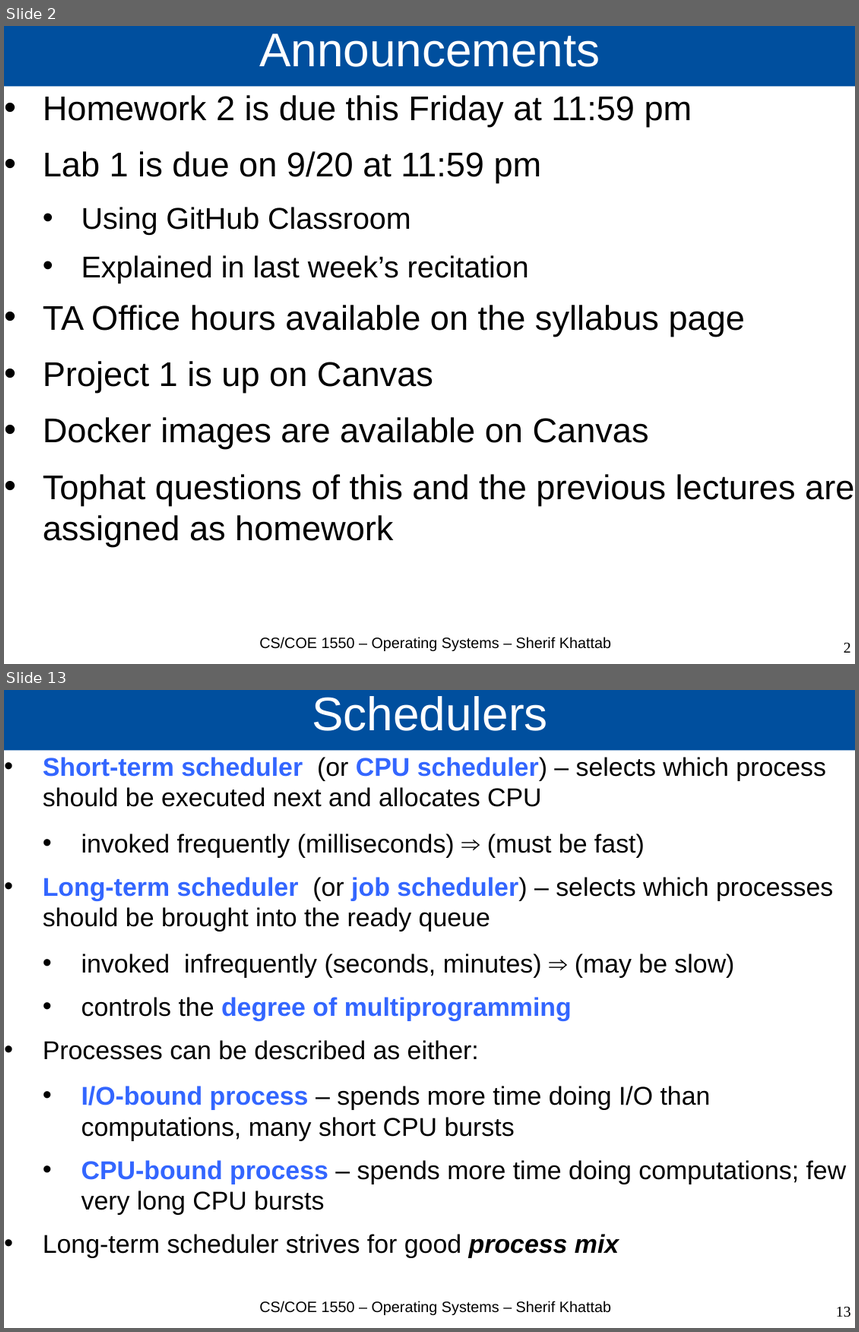
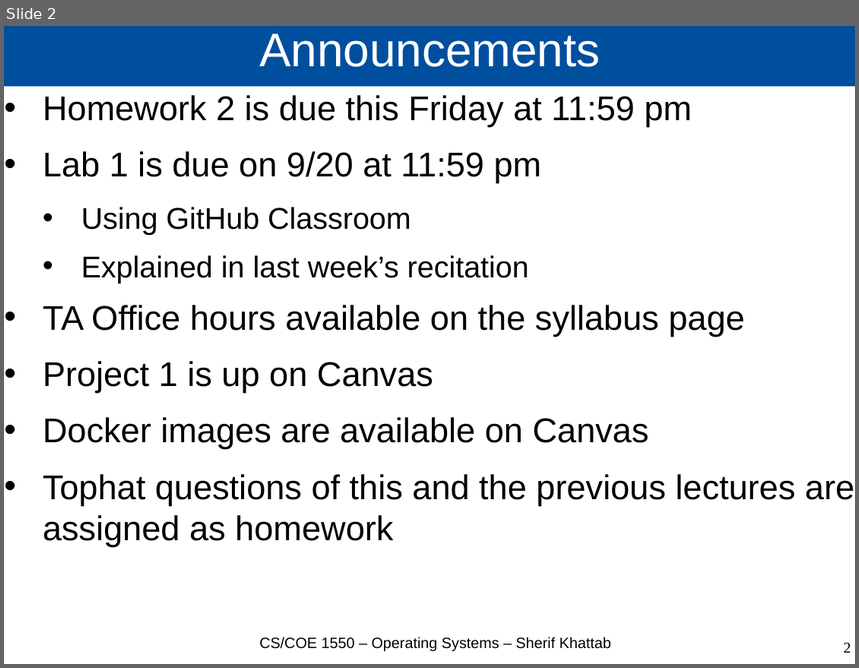
Before and after one commit to cs1550-2224/cs1550-code-handouts, a slide deck: DraftSlides/Lecture3.pptx. Shown one above the other, each under a label of ours: slides 2 and 13 before the commit, slide 2 after it; the slides between them are not shown. The pictures are 859x1332 and 859x668 pixels, drawn with LibreOffice and Linux fonts; fonts in the diff are those of the drawing. Boxes give left, top, right and bottom in pixels: in the first picture for what was removed or moved away, otherwise in the second. Text is boxed around its words. In the diff, an @@ line names an element or a change of style, - is before the commit and + after.

```diff
--- a/DraftSlides/Lecture3.pptx
+++ b/DraftSlides/Lecture3.pptx
@@ slide 13 removed at (4, 690, 855, 1328), background #FFFFFF @@
@@ title removed at (4, 690, 855, 751) @@
-Schedulers
@@ text removed at (43, 757, 847, 1258) @@
-• Short-term scheduler (or CPU scheduler) – selects which process should be executed next and allocates CPU
-  • invoked frequently (milliseconds) ⇒ (must be fast)
-• Long-term scheduler (or job scheduler) – selects which processes should be brought into the ready queue
-  • invoked infrequently (seconds, minutes) ⇒ (may be slow)
-  • controls the degree of multiprogramming
-• Processes can be described as either:
-  • I/O-bound process – spends more time doing I/O than computations, many short CPU bursts
-  • CPU-bound process – spends more time doing computations; few very long CPU bursts
-• Long-term scheduler strives for good process mix
@@ text removed at (259, 1301, 611, 1315) @@
-CS/COE 1550 – Operating Systems – Sherif Khattab
@@ page number removed at (836, 1307, 851, 1318) @@
-13
```
Also in this commit, not shown: 5 slides changed, 1 slide added, 10 other slides removed, 3 other files.
